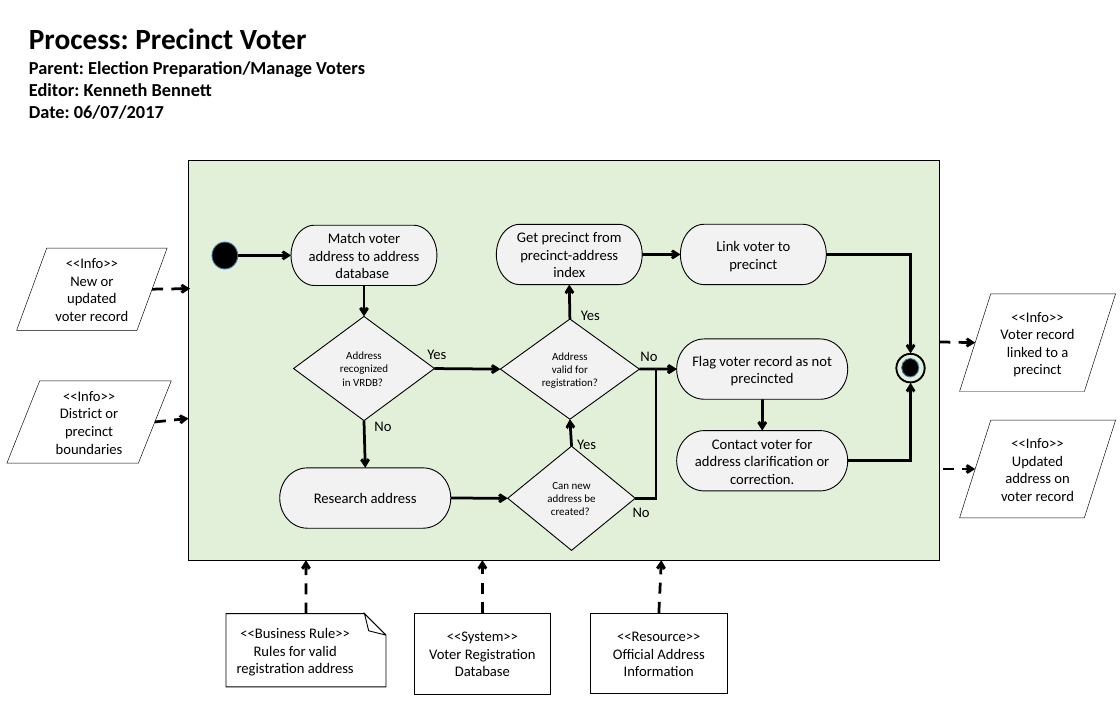
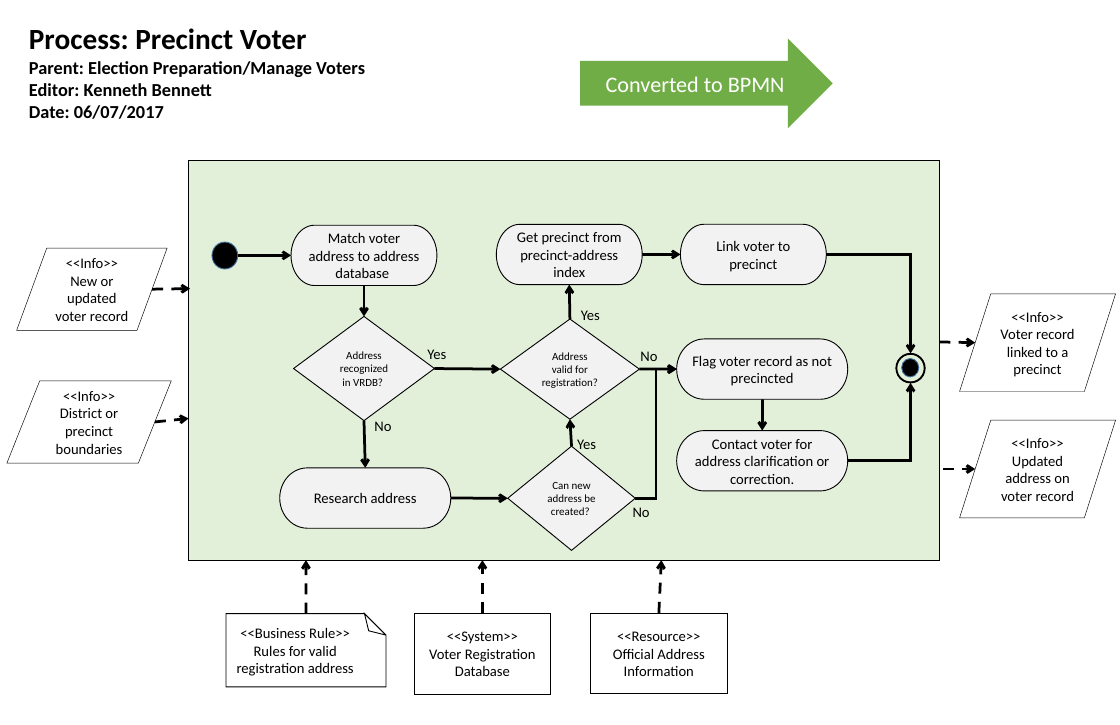
Before and after one commit to usnistgov/ElectionModeling, a slide deck: slide 22 of Election Modeling.pptx. Drawn at 1120x725 pixels with LibreOffice and Linux fonts; fonts in the diff are those of the drawing. Boxes give left, top, right and bottom in pixels: in the first picture for what was removed or moved away, otherwise in the second. Text is boxed around its words. In the diff, an @@ line names an element or a change of style, - is before the commit and + after.

```diff
--- a/Election Modeling.pptx
+++ b/Election Modeling.pptx
@@ right arrow added at (580, 38, 833, 128), fill #70AD47, 24.2 pt, text #FFFFFF @@
+Converted to BPMN
```
Also in this commit, not shown: 16 other slides changed, 3 other files.
